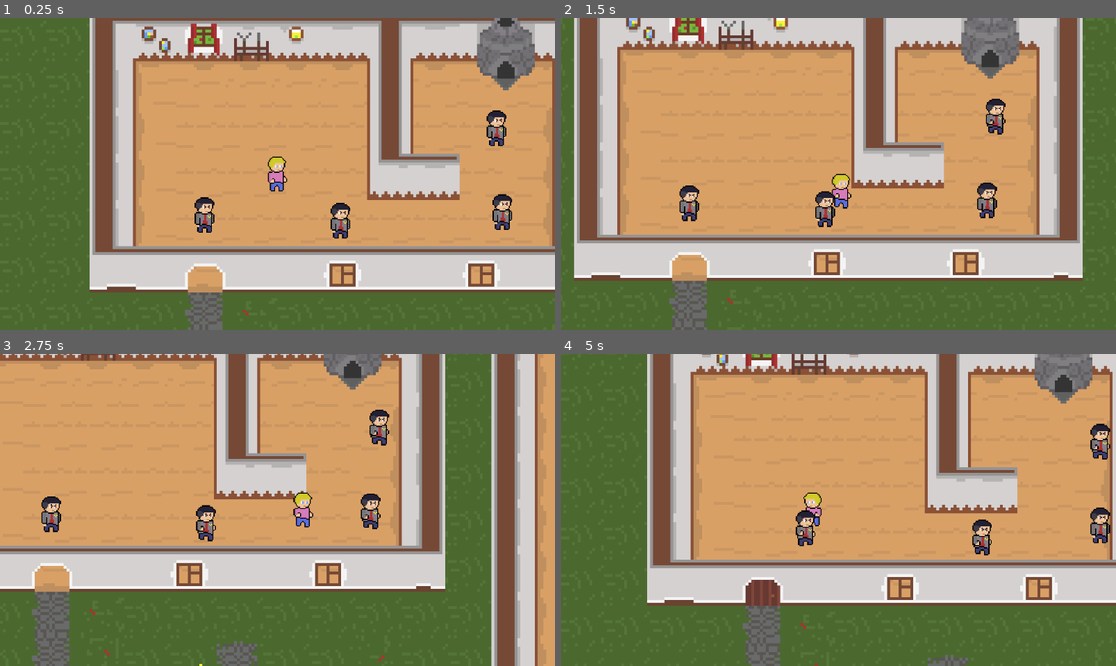
Above: before the commit, frames 1-4 (two rows, left to right).
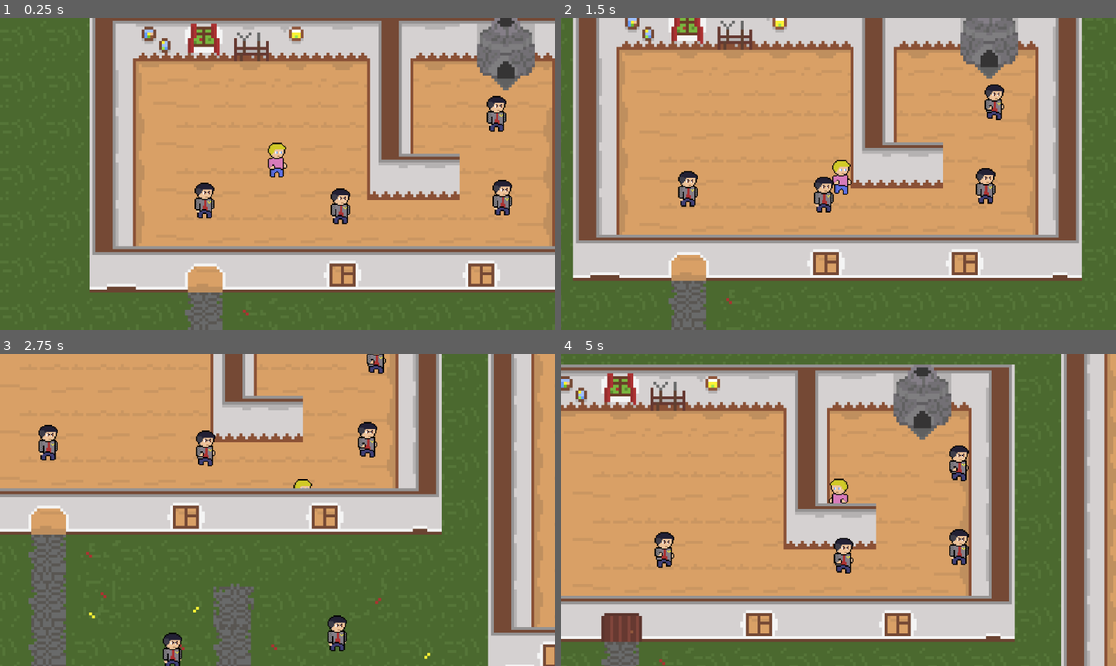
Above: after the commit, the same moments.

Repository: GeorgeBakay/Easter-Quest
Game: Godot game, scene res://locations/village_house.tscn
Same seed, same stepped clock (60 frames per second), same inputs: the game is played once before the commit and once after it.
Inputs:
- Up to frame 1 (0.25 s): no input
- Up to frame 2 (1.5 s): tap Enter at 0.5 s; hold D (ui_right) 0.53-1.28 s; tap F at 0.6, 1.35 s; hold S (ui_down) from 1.28 s (still down)
- Up to frame 3 (2.75 s): release S (ui_down) at 2.03 s; hold D (ui_right) from 2.03 s (still down); tap F at 2.1 s
- Up to frame 4 (5 s): release D (ui_right) at 2.78 s; hold W (ui_up) 2.78-3.53 s; tap F at 2.85, 3.6, 4.35 s; hold A (ui_left) from 3.53 s (still down)

The runs differ from the first frame. In frame 1, 2.4% of the frame differs, in the area x 35-93%, y 24-71%; in frame 2, 6.5%; in frame 3, 44%; in frame 4, 76%, in the area x 0-100%, y 0-100%.

Commit message:
add y sort

Diff:
--- a/NPS/npc.tscn
+++ b/NPS/npc.tscn
@@ -74,19 +74,21 @@
 }]
 
 [sub_resource type="CircleShape2D" id="CircleShape2D_ldjuq"]
-radius = 3.0104
+radius = 3.0
 
 [node name="NPC" type="CharacterBody2D"]
+y_sort_enabled = true
 motion_mode = 1
 script = ExtResource("1_pdb2f")
 
 [node name="AnimatedSprite2D" type="AnimatedSprite2D" parent="."]
+y_sort_enabled = true
+position = Vector2(0, -5)
 scale = Vector2(0.398438, 0.398438)
 sprite_frames = SubResource("SpriteFrames_bsgtt")
 animation = &"Idle"
 
 [node name="CollisionShape2D" type="CollisionShape2D" parent="."]
-position = Vector2(0, 4)
 shape = SubResource("CircleShape2D_ldjuq")
 
 [node name="Timer" type="Timer" parent="."]
--- a/ObjetsScens/door_1.tscn
+++ b/ObjetsScens/door_1.tscn
@@ -89,19 +89,20 @@
 }]
 
 [node name="Door1" type="StaticBody2D"]
+y_sort_enabled = true
 script = ExtResource("1_0eveh")
 
 [node name="Sprite2D" type="Sprite2D" parent="."]
+y_sort_enabled = true
 texture = ExtResource("1_pr12k")
+offset = Vector2(0, -6)
 
 [node name="CollisionShape2D" type="CollisionShape2D" parent="."]
-position = Vector2(0, 6.5)
 shape = SubResource("RectangleShape2D_4prqs")
 
 [node name="Area2D" type="Area2D" parent="."]
 
 [node name="CollisionShape2DOpenArea" type="CollisionShape2D" parent="Area2D"]
-position = Vector2(0, 3)
 shape = SubResource("CapsuleShape2D_sxdey")
 
 [node name="AnimatedSprite2D" type="AnimatedSprite2D" parent="."]
--- a/locations/village_house.tscn
+++ b/locations/village_house.tscn
@@ -11,29 +11,35 @@
 1:1/0/physics_layer_0/linear_velocity = Vector2(0, 0)
 1:1/0/physics_layer_0/angular_velocity = 0.0
 3:1/0 = 0
+3:1/0/y_sort_origin = 3
 3:1/0/physics_layer_0/linear_velocity = Vector2(0, 0)
 3:1/0/physics_layer_0/angular_velocity = 0.0
-3:1/0/physics_layer_0/polygon_0/points = PackedVector2Array(-8, -8, 8, -8, 8, 1.14905, -8, 1.14905)
+3:1/0/physics_layer_0/polygon_0/points = PackedVector2Array(-8, 2.66667, 8, 2.66667, 8, 8, -8, 8)
 4:1/0 = 0
+4:1/0/y_sort_origin = 3
 4:1/0/physics_layer_0/linear_velocity = Vector2(0, 0)
 4:1/0/physics_layer_0/angular_velocity = 0.0
-4:1/0/physics_layer_0/polygon_0/points = PackedVector2Array(-8, -8, 8, -8, 8, 1.14905, -8, 1.14905)
+4:1/0/physics_layer_0/polygon_0/points = PackedVector2Array(-8, 2.66667, 8, 2.66667, 8, 8, -8, 8)
 5:1/0 = 0
+5:1/0/y_sort_origin = 3
 5:1/0/physics_layer_0/linear_velocity = Vector2(0, 0)
 5:1/0/physics_layer_0/angular_velocity = 0.0
-5:1/0/physics_layer_0/polygon_0/points = PackedVector2Array(-8, -8, 8, -8, 8, 1.14905, -8, 1.14905)
+5:1/0/physics_layer_0/polygon_0/points = PackedVector2Array(-8, 2.66667, 8, 2.66667, 8, 8, -8, 8)
 6:1/0 = 0
+6:1/0/y_sort_origin = 3
 6:1/0/physics_layer_0/linear_velocity = Vector2(0, 0)
 6:1/0/physics_layer_0/angular_velocity = 0.0
-6:1/0/physics_layer_0/polygon_0/points = PackedVector2Array(-8, -8, 8, -8, 8, 1.14905, -8, 1.14905)
+6:1/0/physics_layer_0/polygon_0/points = PackedVector2Array(-8, 2.66667, 8, 2.66667, 8, 8, -8, 8)
 7:1/0 = 0
+7:1/0/y_sort_origin = 3
 7:1/0/physics_layer_0/linear_velocity = Vector2(0, 0)
 7:1/0/physics_layer_0/angular_velocity = 0.0
-7:1/0/physics_layer_0/polygon_0/points = PackedVector2Array(-8, -8, 8, -8, 8, 1.14905, -8, 1.14905)
+7:1/0/physics_layer_0/polygon_0/points = PackedVector2Array(-8, 2.66667, 8, 2.66667, 8, 8, -8, 8)
 8:1/0 = 0
+8:1/0/y_sort_origin = 3
 8:1/0/physics_layer_0/linear_velocity = Vector2(0, 0)
 8:1/0/physics_layer_0/angular_velocity = 0.0
-8:1/0/physics_layer_0/polygon_0/points = PackedVector2Array(-8, -8, 8, -8, 8, 1.14905, -8, 1.14905)
+8:1/0/physics_layer_0/polygon_0/points = PackedVector2Array(-8, 2.66667, 8, 2.66667, 8, 8, -8, 8)
 3:2/0 = 0
 3:2/0/physics_layer_0/linear_velocity = Vector2(0, 0)
 3:2/0/physics_layer_0/angular_velocity = 0.0
@@ -55,6 +61,7 @@
 11:2/0 = 0
 11:2/0/physics_layer_0/linear_velocity = Vector2(0, 0)
 11:2/0/physics_layer_0/angular_velocity = 0.0
+11:2/0/physics_layer_0/polygon_0/points = PackedVector2Array(2.66667, -8, 8, -8, 8, -2.66667, 2.66667, -2.66667)
 3:3/0 = 0
 3:3/0/physics_layer_0/linear_velocity = Vector2(0, 0)
 3:3/0/physics_layer_0/angular_velocity = 0.0
@@ -92,16 +99,18 @@
 8:4/0/physics_layer_0/linear_velocity = Vector2(0, 0)
 8:4/0/physics_layer_0/angular_velocity = 0.0
 12:1/0 = 0
+12:1/0/y_sort_origin = 4
 12:1/0/physics_layer_0/linear_velocity = Vector2(0, 0)
 12:1/0/physics_layer_0/angular_velocity = 0.0
-12:1/0/physics_layer_0/polygon_0/points = PackedVector2Array(-8, -8, 8, -8, 8, 0.972272, 1.5026, 3.27037, -1.67938, 6.27557, -8, 8)
+12:1/0/physics_layer_0/polygon_0/points = PackedVector2Array(-8, 0.972272, 8, 0.441941, 8, 8, -8, 8)
 12:2/0 = 0
 12:2/0/physics_layer_0/linear_velocity = Vector2(0, 0)
 12:2/0/physics_layer_0/angular_velocity = 0.0
+12:2/0/physics_layer_0/polygon_0/points = PackedVector2Array(-8, -8, -2.66667, -8, -2.66667, -2.66667, -8, -2.66667)
 2:1/0 = 0
 2:1/0/physics_layer_0/linear_velocity = Vector2(0, 0)
 2:1/0/physics_layer_0/angular_velocity = 0.0
-2:1/0/physics_layer_0/polygon_0/points = PackedVector2Array(-8, -8, 8, -8, 8, 8, -8, 8)
+2:1/0/physics_layer_0/polygon_0/points = PackedVector2Array(-8, 2.66667, 8, 2.66667, 8, 8, -8, 8)
 2:2/0 = 0
 2:2/0/physics_layer_0/linear_velocity = Vector2(0, 0)
 2:2/0/physics_layer_0/angular_velocity = 0.0
@@ -121,7 +130,7 @@
 9:1/0 = 0
 9:1/0/physics_layer_0/linear_velocity = Vector2(0, 0)
 9:1/0/physics_layer_0/angular_velocity = 0.0
-9:1/0/physics_layer_0/polygon_0/points = PackedVector2Array(-8, -8, 8, -8, 8, 8, -8, 8)
+9:1/0/physics_layer_0/polygon_0/points = PackedVector2Array(-8, 2.66667, 8, 2.66667, 8, 8, -8, 8)
 2:3/0 = 0
 2:3/0/physics_layer_0/linear_velocity = Vector2(0, 0)
 2:3/0/physics_layer_0/angular_velocity = 0.0
@@ -131,44 +140,52 @@
 2:4/0/physics_layer_0/angular_velocity = 0.0
 2:4/0/physics_layer_0/polygon_0/points = PackedVector2Array(-8, -8, 8, -8, 8, 8, -8, 8)
 2:5/0 = 0
+2:5/0/y_sort_origin = 4
 2:5/0/physics_layer_0/linear_velocity = Vector2(0, 0)
 2:5/0/physics_layer_0/angular_velocity = 0.0
 2:5/0/physics_layer_0/polygon_0/points = PackedVector2Array(-8, -8, 8, -8, 8, 8, -8, 8)
 3:5/0 = 0
+3:5/0/y_sort_origin = 4
 3:5/0/physics_layer_0/linear_velocity = Vector2(0, 0)
 3:5/0/physics_layer_0/angular_velocity = 0.0
-3:5/0/physics_layer_0/polygon_0/points = PackedVector2Array(-8, 4.33103, 8, 4.33103, 8, 8, -8, 8)
+3:5/0/physics_layer_0/polygon_0/points = PackedVector2Array(-8, 2.66667, 8, 2.66667, 8, 8, -8, 8)
 5:5/0 = 0
+5:5/0/y_sort_origin = 4
 5:5/0/physics_layer_0/linear_velocity = Vector2(0, 0)
 5:5/0/physics_layer_0/angular_velocity = 0.0
-5:5/0/physics_layer_0/polygon_0/points = PackedVector2Array(-8, 4.33103, 8, 4.33103, 8, 8, -8, 8)
+5:5/0/physics_layer_0/polygon_0/points = PackedVector2Array(-8, 2.66667, 8, 2.66667, 8, 8, -8, 8)
 4:5/0 = 0
+4:5/0/y_sort_origin = 4
 4:5/0/physics_layer_0/linear_velocity = Vector2(0, 0)
 4:5/0/physics_layer_0/angular_velocity = 0.0
 6:5/0 = 0
+6:5/0/y_sort_origin = 4
 6:5/0/physics_layer_0/linear_velocity = Vector2(0, 0)
 6:5/0/physics_layer_0/angular_velocity = 0.0
-6:5/0/physics_layer_0/polygon_0/points = PackedVector2Array(-8, 4.33103, 8, 4.33103, 8, 8, -8, 8)
+6:5/0/physics_layer_0/polygon_0/points = PackedVector2Array(-8, 2.66667, 8, 2.66667, 8, 8, -8, 8)
 7:5/0 = 0
+7:5/0/y_sort_origin = 4
 7:5/0/physics_layer_0/linear_velocity = Vector2(0, 0)
 7:5/0/physics_layer_0/angular_velocity = 0.0
-7:5/0/physics_layer_0/polygon_0/points = PackedVector2Array(-8, 4.33103, 8, 4.33103, 8, 8, -8, 8)
+7:5/0/physics_layer_0/polygon_0/points = PackedVector2Array(-8, 2.66667, 8, 2.66667, 8, 8, -8, 8)
 9:5/0 = 0
 9:5/0/physics_layer_0/linear_velocity = Vector2(0, 0)
 9:5/0/physics_layer_0/angular_velocity = 0.0
 9:5/0/physics_layer_0/polygon_0/points = PackedVector2Array(-8, -8, 8, -8, 8, 8, -8, 8)
 8:5/0 = 0
+8:5/0/y_sort_origin = 4
 8:5/0/physics_layer_0/linear_velocity = Vector2(0, 0)
 8:5/0/physics_layer_0/angular_velocity = 0.0
-8:5/0/physics_layer_0/polygon_0/points = PackedVector2Array(-8, 4.33103, 8, 4.33103, 8, 8, -8, 8)
+8:5/0/physics_layer_0/polygon_0/points = PackedVector2Array(-8, 2.66667, 8, 2.66667, 8, 8, -8, 8)
 11:1/0 = 0
+11:1/0/y_sort_origin = 4
 11:1/0/physics_layer_0/linear_velocity = Vector2(0, 0)
 11:1/0/physics_layer_0/angular_velocity = 0.0
-11:1/0/physics_layer_0/polygon_0/points = PackedVector2Array(-8, -8, 8, -8, 8, 8, 2.91682, 5.21491, -2.20971, 4.15425, -8, 1.32583)
+11:1/0/physics_layer_0/polygon_0/points = PackedVector2Array(-8, 1.14905, 8, 1.14905, 8, 8, -8, 8)
 1:2/0 = 0
 1:2/0/physics_layer_0/linear_velocity = Vector2(0, 0)
 1:2/0/physics_layer_0/angular_velocity = 0.0
-1:2/0/physics_layer_0/polygon_0/points = PackedVector2Array(-8, -8, 8, -8, 8, 8, -8, 8)
+1:2/0/physics_layer_0/polygon_0/points = PackedVector2Array(-8, 2.66667, 8, 2.66667, 8, 8, -8, 8)
 1:3/0 = 0
 1:3/0/physics_layer_0/linear_velocity = Vector2(0, 0)
 1:3/0/physics_layer_0/angular_velocity = 0.0
@@ -184,31 +201,34 @@
 2:7/0 = 0
 2:7/0/physics_layer_0/linear_velocity = Vector2(0, 0)
 2:7/0/physics_layer_0/angular_velocity = 0.0
-2:7/0/physics_layer_0/polygon_0/points = PackedVector2Array(-8, -8, 8, -8, 8, 1.14905, -8, 1.14905)
+2:7/0/physics_layer_0/polygon_0/points = PackedVector2Array(-8, -8, 8, -8, 8, 8, -8, 8)
 3:7/0 = 0
 3:7/0/physics_layer_0/linear_velocity = Vector2(0, 0)
 3:7/0/physics_layer_0/angular_velocity = 0.0
-3:7/0/physics_layer_0/polygon_0/points = PackedVector2Array(-8, -8, 8, -8, 8, 2.20971, -8, 2.20971)
+3:7/0/physics_layer_0/polygon_0/points = PackedVector2Array(-8, -8, 8, -8, 8, 8, -8, 8)
 4:7/0 = 0
+4:7/0/y_sort_origin = 4
 4:7/0/physics_layer_0/linear_velocity = Vector2(0, 0)
 4:7/0/physics_layer_0/angular_velocity = 0.0
-4:7/0/physics_layer_0/polygon_0/points = PackedVector2Array(-8, -8, 8, -8, 8, 8, -8, 8)
+4:7/0/physics_layer_0/polygon_0/points = PackedVector2Array(-8, 2.66667, 8, 2.66667, 8, 8, -8, 8)
 4:8/0 = 0
+4:8/0/y_sort_origin = 4
 4:8/0/physics_layer_0/linear_velocity = Vector2(0, 0)
 4:8/0/physics_layer_0/angular_velocity = 0.0
-4:8/0/physics_layer_0/polygon_0/points = PackedVector2Array(-8, -8, 8, -8, 8, 8, -8, 8)
+4:8/0/physics_layer_0/polygon_0/points = PackedVector2Array(-8, 2.66667, 8, 2.66667, 8, 8, -8, 8)
 3:8/0 = 0
 3:8/0/physics_layer_0/linear_velocity = Vector2(0, 0)
 3:8/0/physics_layer_0/angular_velocity = 0.0
-3:8/0/physics_layer_0/polygon_0/points = PackedVector2Array(-8, -8, 8, -8, 8, 0.795495, -8, 0.795495)
+3:8/0/physics_layer_0/polygon_0/points = PackedVector2Array(-8, -8, 8, -8, 8, 8, -8, 8)
 3:9/0 = 0
 3:9/0/physics_layer_0/linear_velocity = Vector2(0, 0)
 3:9/0/physics_layer_0/angular_velocity = 0.0
-3:9/0/physics_layer_0/polygon_0/points = PackedVector2Array(-8, -8, 8, -8, 8, 1.32583, -8, 1.32583)
+3:9/0/physics_layer_0/polygon_0/points = PackedVector2Array(-8, -8, 8, -8, 8, 8, -8, 8)
 4:9/0 = 0
+4:9/0/y_sort_origin = 4
 4:9/0/physics_layer_0/linear_velocity = Vector2(0, 0)
 4:9/0/physics_layer_0/angular_velocity = 0.0
-4:9/0/physics_layer_0/polygon_0/points = PackedVector2Array(-8, -8, 8, -8, 8, 8, -8, 8)
+4:9/0/physics_layer_0/polygon_0/points = PackedVector2Array(-8, 2.66667, 8, 2.66667, 8, 8, -8, 8)
 6:7/0 = 0
 6:7/0/physics_layer_0/linear_velocity = Vector2(0, 0)
 6:7/0/physics_layer_0/angular_velocity = 0.0
@@ -226,17 +246,20 @@
 7:7/0/physics_layer_0/angular_velocity = 0.0
 7:7/0/physics_layer_0/polygon_0/points = PackedVector2Array(-8, -8, 8, -8, 8, 8, -8, 8)
 8:7/0 = 0
+8:7/0/y_sort_origin = 4
 8:7/0/physics_layer_0/linear_velocity = Vector2(0, 0)
 8:7/0/physics_layer_0/angular_velocity = 0.0
-8:7/0/physics_layer_0/polygon_0/points = PackedVector2Array(-8, -8, 8, -8, 8, 1.14905, -8, 1.14905)
+8:7/0/physics_layer_0/polygon_0/points = PackedVector2Array(-8, 2.66667, 8, 2.66667, 8, 8, -8, 8)
 8:8/0 = 0
+8:8/0/y_sort_origin = 4
 8:8/0/physics_layer_0/linear_velocity = Vector2(0, 0)
 8:8/0/physics_layer_0/angular_velocity = 0.0
-8:8/0/physics_layer_0/polygon_0/points = PackedVector2Array(-8, -8, 8, -8, 8, 0.795495, -8, 0.795495)
+8:8/0/physics_layer_0/polygon_0/points = PackedVector2Array(-8, 2.66667, 8, 2.66667, 8, 8, -8, 8)
 8:9/0 = 0
+8:9/0/y_sort_origin = 4
 8:9/0/physics_layer_0/linear_velocity = Vector2(0, 0)
 8:9/0/physics_layer_0/angular_velocity = 0.0
-8:9/0/physics_layer_0/polygon_0/points = PackedVector2Array(-8, -8, 8, -8, 8, 0.795495, -8, 0.795495)
+8:9/0/physics_layer_0/polygon_0/points = PackedVector2Array(-8, 2.66667, 8, 2.66667, 8, 8, -8, 8)
 14:1/0 = 0
 14:1/0/physics_layer_0/linear_velocity = Vector2(0, 0)
 14:1/0/physics_layer_0/angular_velocity = 0.0
@@ -300,27 +323,30 @@
 sources/0 = SubResource("TileSetAtlasSource_wghhq")
 
 [node name="Village_house" type="Node2D"]
+y_sort_enabled = true
 
 [node name="TileMap" type="TileMap" parent="."]
+y_sort_enabled = true
 tile_set = SubResource("TileSet_e5i5w")
 collision_animatable = true
 format = 2
+layer_0/z_index = -1
 layer_0/tile_data = PackedInt32Array(786456, 393216, 1, 786457, 262144, 1, 786458, 458752, 1, 786459, 327680, 1, 786460 …(27225 unchanged characters)…
 layer_1/name = "uper"
-layer_1/z_index = 4
-layer_1/tile_data = PackedInt32Array(1114136, 196608, 5, 111 …(253 unchanged characters)…  5, 852007, 262144, 5, 852006, 196608, 5)
+layer_1/y_sort_enabled = true
+layer_1/tile_data = PackedInt32Array(1114136, 196608, 5, 111 …(253 unchanged characters)…  5, 852007, 262144, 5, 852006, 196608, 5, 786460, 196608, 1, 786462, 196608, 1, 786457, 262144, 1, 786458, 458752, 1, 786459, 327680, 1, 786456, 393216, 1, 786461, 65536, 2, 786463, 720896, 1, 786464, 786432, 1, 983069, 196608, 8, 851997, 65536, 3, 917533, 65536, 3, 983070, 196608, 1, 851991, 131072, 2, 917527, 131072, 2, 983063, 131072, 2, 1048599, 131072, 2, 852001, 589824, 2, 917537, 589824, 2, 983073, 589824, 2, 1048609, 589824, 2, 1114145, 589824, 5, 1114135, 131072, 5, 786455, 131072, 1, 786465, 589824, 1)
 
 [node name="Player" parent="." instance=ExtResource("1_2d7b3")]
 position = Vector2(433, 247)
 
 [node name="Door1" parent="." instance=ExtResource("3_gcpkv")]
-position = Vector2(408, 280)
+position = Vector2(408, 286)
 
 [node name="Door2" parent="." instance=ExtResource("3_gcpkv")]
-position = Vector2(632, 216)
+position = Vector2(632, 222)
 
 [node name="Door3" parent="." instance=ExtResource("3_gcpkv")]
-position = Vector2(601, 328)
+position = Vector2(600, 334)
 
 [node name="NPC" parent="." instance=ExtResource("4_pblw8")]
 position = Vector2(408, 261)
--- a/player/player.tscn
+++ b/player/player.tscn
@@ -59,20 +59,22 @@
 "speed": 5.0
 }]
 
-[sub_resource type="RectangleShape2D" id="RectangleShape2D_cqo44"]
-size = Vector2(7, 12)
+[sub_resource type="CircleShape2D" id="CircleShape2D_3sy4b"]
+radius = 3.0
 
 [node name="Player" type="CharacterBody2D"]
+y_sort_enabled = true
 script = ExtResource("1_sj1ak")
 
 [node name="AnimatedSprite2D" type="AnimatedSprite2D" parent="."]
-position = Vector2(-4.76837e-07, 4.76837e-07)
+position = Vector2(0, -1)
 scale = Vector2(0.375, 0.375)
 sprite_frames = SubResource("SpriteFrames_tabkr")
 animation = &"Run"
+offset = Vector2(0, -10)
 
 [node name="CollisionShape2D" type="CollisionShape2D" parent="."]
-shape = SubResource("RectangleShape2D_cqo44")
+shape = SubResource("CircleShape2D_3sy4b")
 
 [node name="Camera2D" type="Camera2D" parent="."]
 zoom = Vector2(6, 6)
